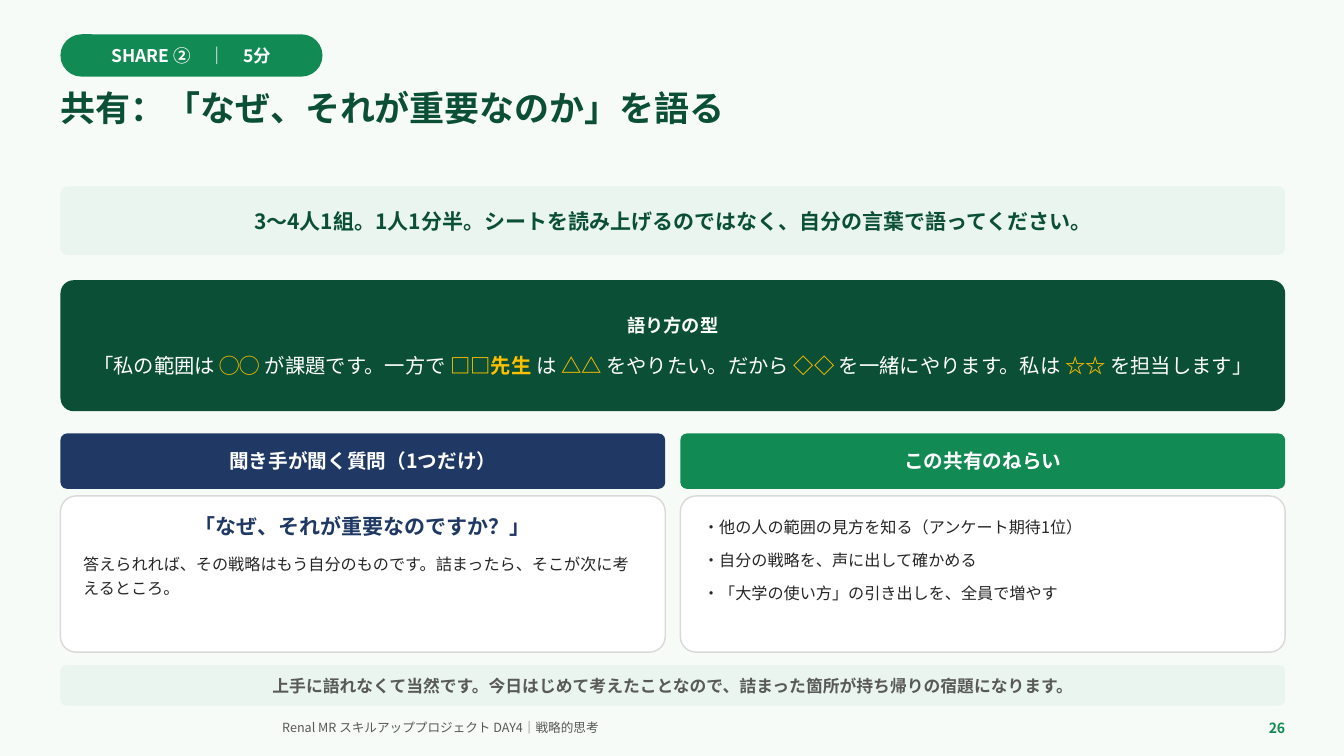
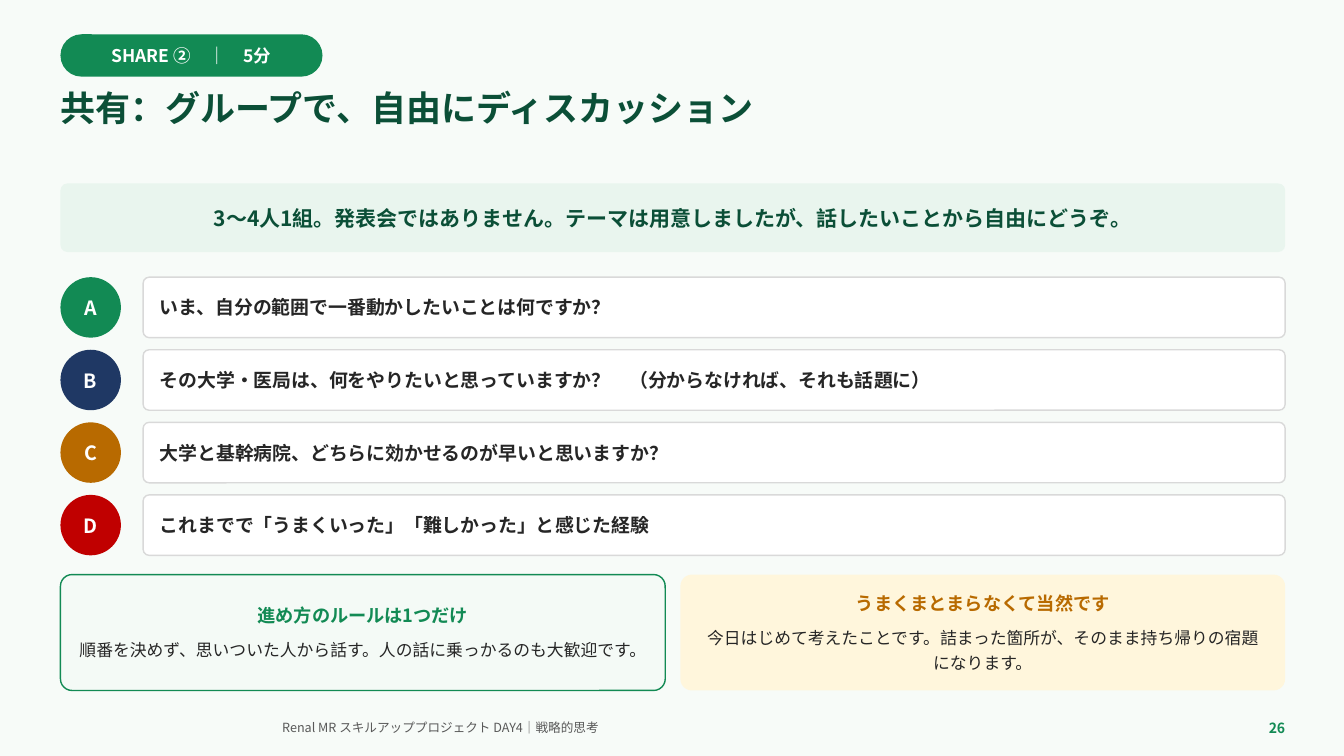
Before and after one commit to TAKUYA-1187/Claude, a slide deck: slide 26 of novartis_training/DAY4_ちょっと分かるだけで世界が変わる.pptx. Drawn at 1344x756 pixels with LibreOffice and Linux fonts; fonts in the diff are those of the drawing; background and template pictures are left out. Boxes give left, top, right and bottom in pixels: in the first picture for what was removed or moved away, otherwise in the second. Text is boxed around its words. In the diff, an @@ line names an element or a change of style, - is before the commit and + after.

```diff
--- a/novartis_training/DAY4_ちょっと分かるだけで世界が変わる.pptx
+++ b/novartis_training/DAY4_ちょっと分かるだけで世界が変わる.pptx
@@ text at [60,90,753,124]: text changed @@
-共有：「なぜ、それが重要なのか」を語る
+共有：グループで、自由にディスカッション
@@ text in rounded rectangle at [214,208,1132,228]: text changed @@
-3〜4人1組。1人1分半。シートを読み上げるのではなく、自分の言葉で語ってください。
+3〜4人1組。発表会ではありません。テーマは用意しましたが、話したいことから自由にどうぞ。
@@ rounded rectangle removed at [60,280,1286,411] @@
-語り方の型
-「私の範囲は ◯◯ が課題です。一方で □□先生 は △△ をやりたい。だから ◇◇ を一緒にやります。私は ☆☆ を担当します」
@@ ellipse added at [60,277,121,338], fill #128A54, 14 pt, text #FFFFFF, bold @@
+A
@@ rounded rectangle added at [143,277,1286,338], fill #FFFFFF, outline #D9D9D9 1 pt, 13.5 pt, text #262626, bold @@
+いま、自分の範囲で一番動かしたいことは何ですか？
@@ ellipse added at [60,350,121,410], fill #1F3864, 14 pt, text #FFFFFF, bold @@
+B
@@ rounded rectangle "その大学・医局は、何をやりたいと思っていますか？ （分からなければ、それも話題に）": place and size @@
-rounded rectangle "その大学・医局は、何をやりたいと思っていますか？ （分からなければ、それも話題に）" at [681,434,1286,489]
+rounded rectangle "その大学・医局は、何をやりたいと思っていますか？ （分からなければ、それも話題に）" at [143,350,1286,410]
@@ rounded rectangle "その大学・医局は、何をやりたいと思っていますか？ （分からなければ、それも話題に）" at [143,350,1286,410]: fill #128A54 to #FFFFFF; outline none to #D9D9D9 1 pt; proportions changed @@
@@ text in rounded rectangle at [160,371,930,389]: text changed; size 14 to 13.5 pt; text colour #FFFFFF to #262626 @@
-この共有のねらい
+その大学・医局は、何をやりたいと思っていますか？ （分からなければ、それも話題に）
@@ rounded rectangle removed at [60,434,665,489] @@
-聞き手が聞く質問（1つだけ）
@@ ellipse added at [60,422,121,483], fill #B86A00, 14 pt, text #FFFFFF, bold @@
+C
@@ rounded rectangle added at [143,422,1286,483], fill #FFFFFF, outline #D9D9D9 1 pt, 13.5 pt, text #262626, bold @@
+大学と基幹病院、どちらに効かせるのが早いと思いますか？
@@ rounded rectangle removed at [60,496,665,652] @@
-「なぜ、それが重要なのですか？」
-答えられれば、その戦略はもう自分のものです。詰まったら、そこが次に考えるところ。
@@ ellipse added at [60,495,121,556], fill #C00000, 14 pt, text #FFFFFF, bold @@
+D
@@ rounded rectangle added at [143,495,1286,556], fill #FFFFFF, outline #D9D9D9 1 pt, 13.5 pt, text #262626, bold @@
+これまでで「うまくいった」「難しかった」と感じた経験
@@ rounded rectangle removed at [681,496,1286,652] @@
-・他の人の範囲の見方を知る（アンケート期待1位）
-・自分の戦略を、声に出して確かめる
-・「大学の使い方」の引き出しを、全員で増やす
@@ rounded rectangle added at [60,575,665,691], fill #F4FAF6, outline #128A54 1 pt, 12 pt, text #262626 @@
+進め方のルールは1つだけ
+順番を決めず、思いついた人から話す。人の話に乗っかるのも大歓迎です。
@@ rounded rectangle "うまくまとまらなくて当然です": place and size @@
-rounded rectangle "うまくまとまらなくて当然です" at [60,665,1286,706]
+rounded rectangle "うまくまとまらなくて当然です" at [681,575,1286,691]
@@ rounded rectangle "うまくまとまらなくて当然です" at [681,575,1286,691]: fill #E9F5EE to #FFF6DC; proportions changed @@
@@ text in rounded rectangle at [707,594,1258,670]: text changed; text colour #595959 to #262626; bold off @@
-上手に語れなくて当然です。今日はじめて考えたことなので、詰まった箇所が持ち帰りの宿題になります。
+うまくまとまらなくて当然です
+今日はじめて考えたことです。詰まった箇所が、そのまま持ち帰りの宿題になります。
```
Also in this commit, not shown: 8 other slides changed, 2 other files.
